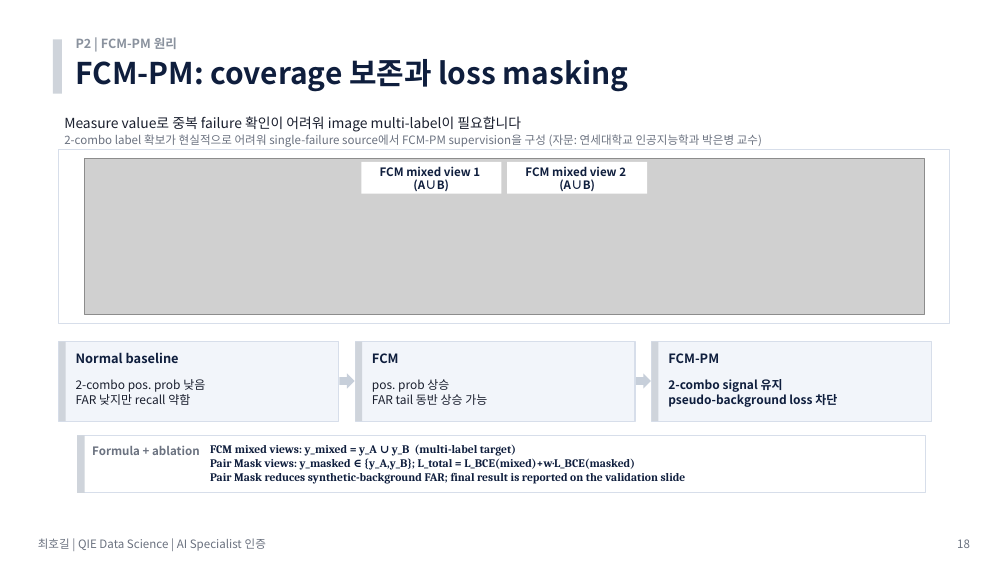
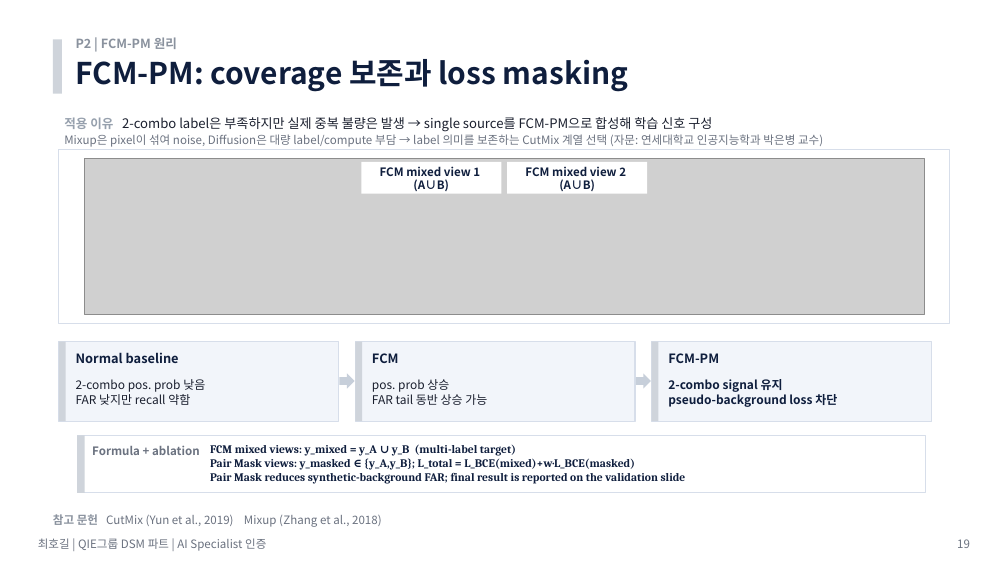
Before and after one commit to hogil/fbm_paper, a slide deck: slide 19 of recommendation/presentation/'26년 AI Specialist 면접 심사 자료_메모리사업부_최호길_평가항목_summary_with_images.pptx (slide 18 before the commit). Drawn at 1008x567 pixels with LibreOffice and Linux fonts; fonts in the diff are those of the drawing; grey boxes stand for pictures. Boxes give left, top, right and bottom in pixels: in the first picture for what was removed or moved away, otherwise in the second. Text is boxed around its words. In the diff, an @@ line names an element or a change of style, - is before the commit and + after.

Commit message:
Sync closing slide tuning wording

```diff
--- a/recommendation/presentation/'26년 AI Specialist 면접 심사 자료_메모리사업부_최호길_평가항목_summary_with_images.pptx
+++ b/recommendation/presentation/'26년 AI Specialist 면접 심사 자료_메모리사업부_최호길_평가항목_summary_with_images.pptx
@@ text at box(64, 117, 712, 132): text changed; size 13.2 to 12.5 pt @@
-Measure value로 중복 failure 확인이 어려워 image multi-label이 필요합니다
+적용 이유 2-combo label은 부족하지만 실제 중복 불량은 발생 → single source를 FCM-PM으로 합성해 학습 신호 구성
@@ text at box(64, 134, 823, 147): text changed @@
-2-combo label 확보가 현실적으로 어려워 single-failure source에서 FCM-PM supervision을 구성 (자문: 연세대학교 인공지능학과 박은병 교수)
+Mixup은 pixel이 섞여 noise, Diffusion은 대량 label/compute 부담 → label 의미를 보존하는 CutMix 계열 선택 (자문: 연세대학교 인공지능학과 박은병 교수)
@@ text at box(38, 538, 266, 551): text changed @@
-최호길 | QIE Data Science | AI Specialist 인증
+최호길 | QIE그룹 DSM 파트 | AI Specialist 인증
@@ text added at box(53, 514, 382, 527), 11 pt, text #6B7280 @@
+참고 문헌 CutMix (Yun et al., 2019) Mixup (Zhang et al., 2018)
@@ text at box(957, 539, 970, 548): text changed @@
-18
+19
```
Also in this commit, not shown: 22 other slides changed, 5 slides added, 5 slides removed, 2 other files.
